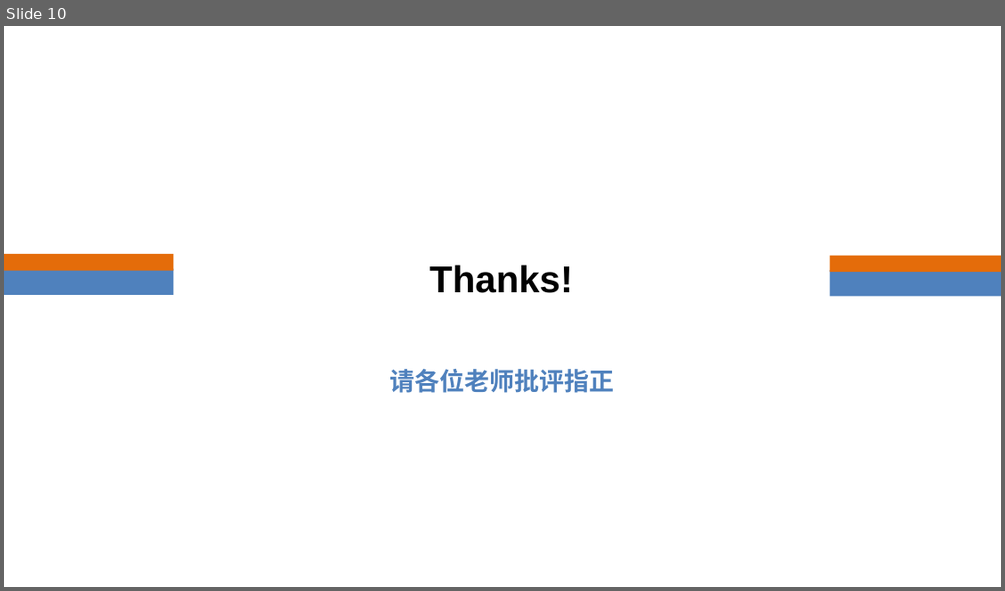
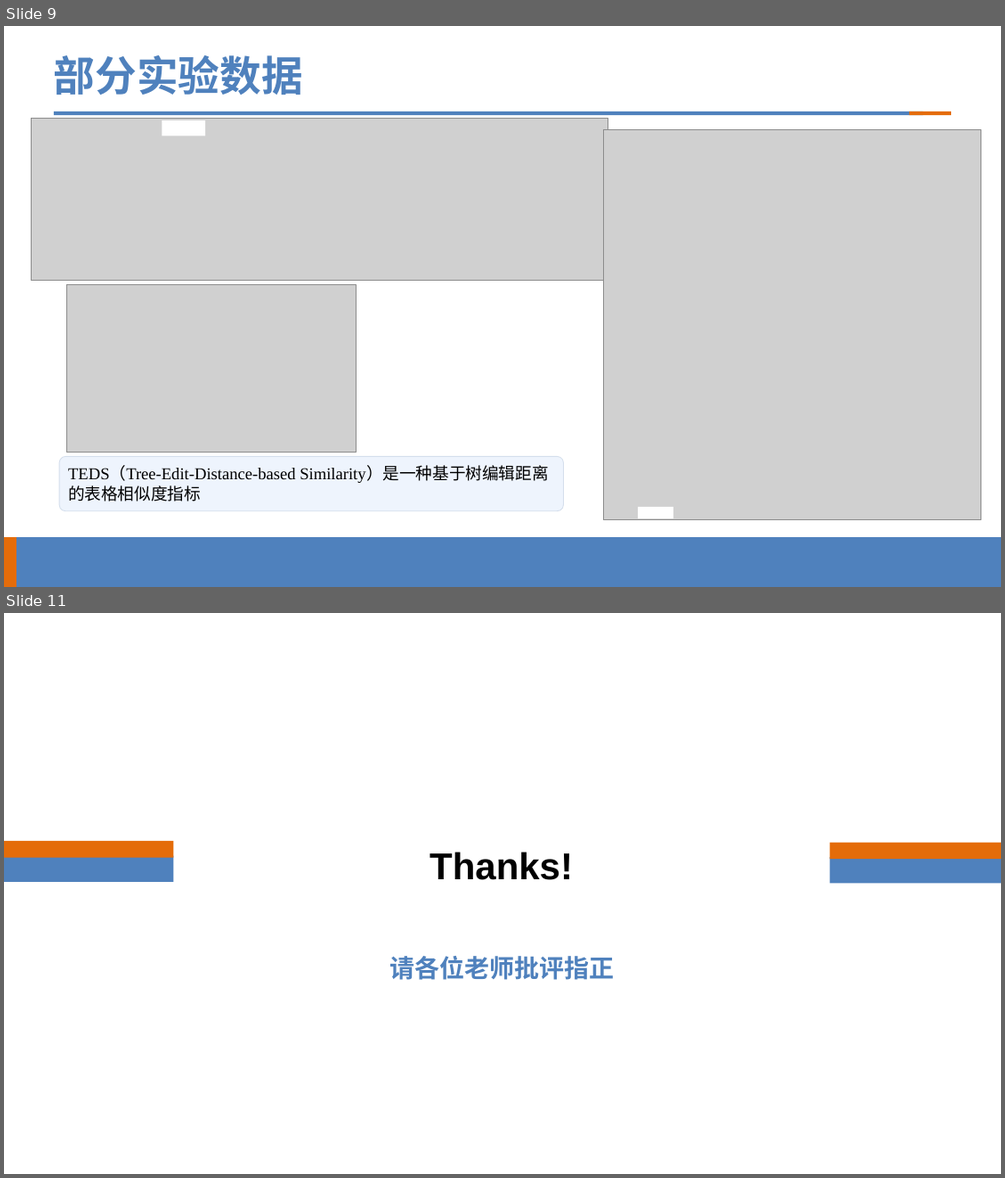
Before and after one commit to Qinhao06/hithesis, a slide deck: 覃浩-24S151153中期.pptx. Shown one above the other, each under a label of ours: slide 10 before the commit, slides 9 and 11 after it; the slides between them are not shown. The pictures are 1005x591 and 1005x1178 pixels, drawn with LibreOffice and Linux fonts; fonts in the diff are those of the drawing; grey boxes stand for pictures; background and template pictures are left out. Boxes give left, top, right and bottom in pixels: in the first picture for what was removed or moved away, otherwise in the second. Text is boxed around its words. In the diff, an @@ line names an element or a change of style, - is before the commit and + after.

```diff
--- a/覃浩-24S151153中期.pptx
+++ b/覃浩-24S151153中期.pptx
@@ slide 9 added at bbox=[4, 26, 1001, 587], background #FFFFFF @@
@@ title added at bbox=[54, 55, 303, 95], 40 pt, text #4F81BD, bold @@
+部分实验数据
@@ picture added at bbox=[32, 118, 608, 280] @@
@@ rectangle added at bbox=[54, 111, 923, 115], fill #4F81BD @@
@@ rectangle added at bbox=[162, 120, 205, 136], fill #FFFFFF @@
@@ picture added at bbox=[604, 130, 981, 520] @@
@@ rectangle added at bbox=[909, 111, 952, 115], fill #E46C0A @@
@@ picture added at bbox=[67, 284, 356, 451] @@
@@ rounded rectangle added at bbox=[59, 456, 563, 510], fill #EEF4FD, outline #D4DEEC 0.75 pt @@
@@ text added at bbox=[68, 467, 548, 501], 16 pt, text #000000 @@
+TEDS（Tree-Edit-Distance-based Similarity）是一种基于树编辑距离的表格相似度指标
@@ rectangle added at bbox=[638, 507, 673, 519], fill #FFFFFF @@
@@ rectangle added at bbox=[4, 537, 1001, 587], fill #4F81BD @@
@@ rectangle added at bbox=[4, 537, 16, 587], fill #E46C0A @@
@@ what was slide 10 is now slide 11 @@
```
Also in this commit, not shown: 3 slides changed, 3 other slides added, 3 slides removed, 1 other file.
